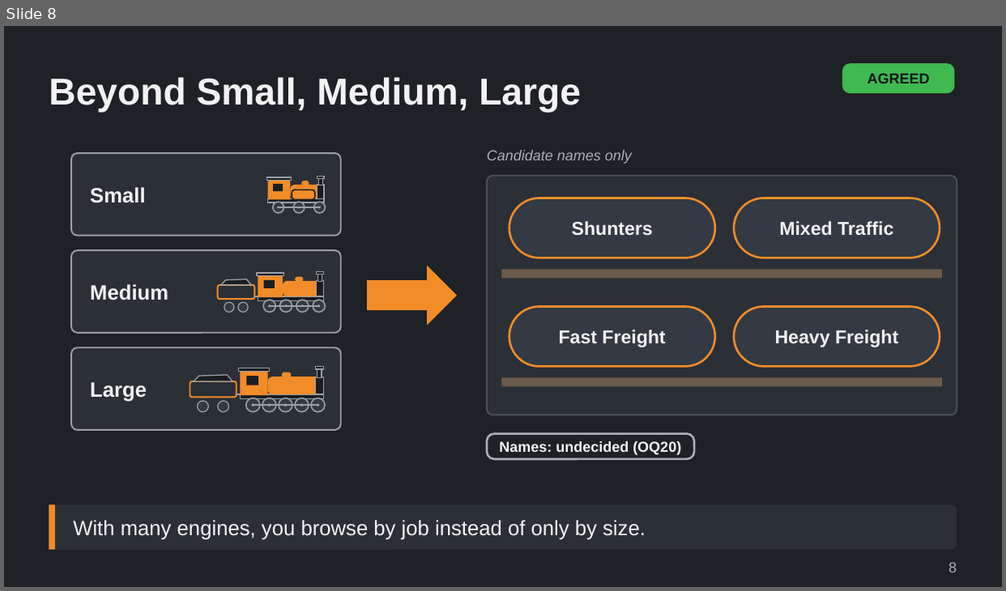
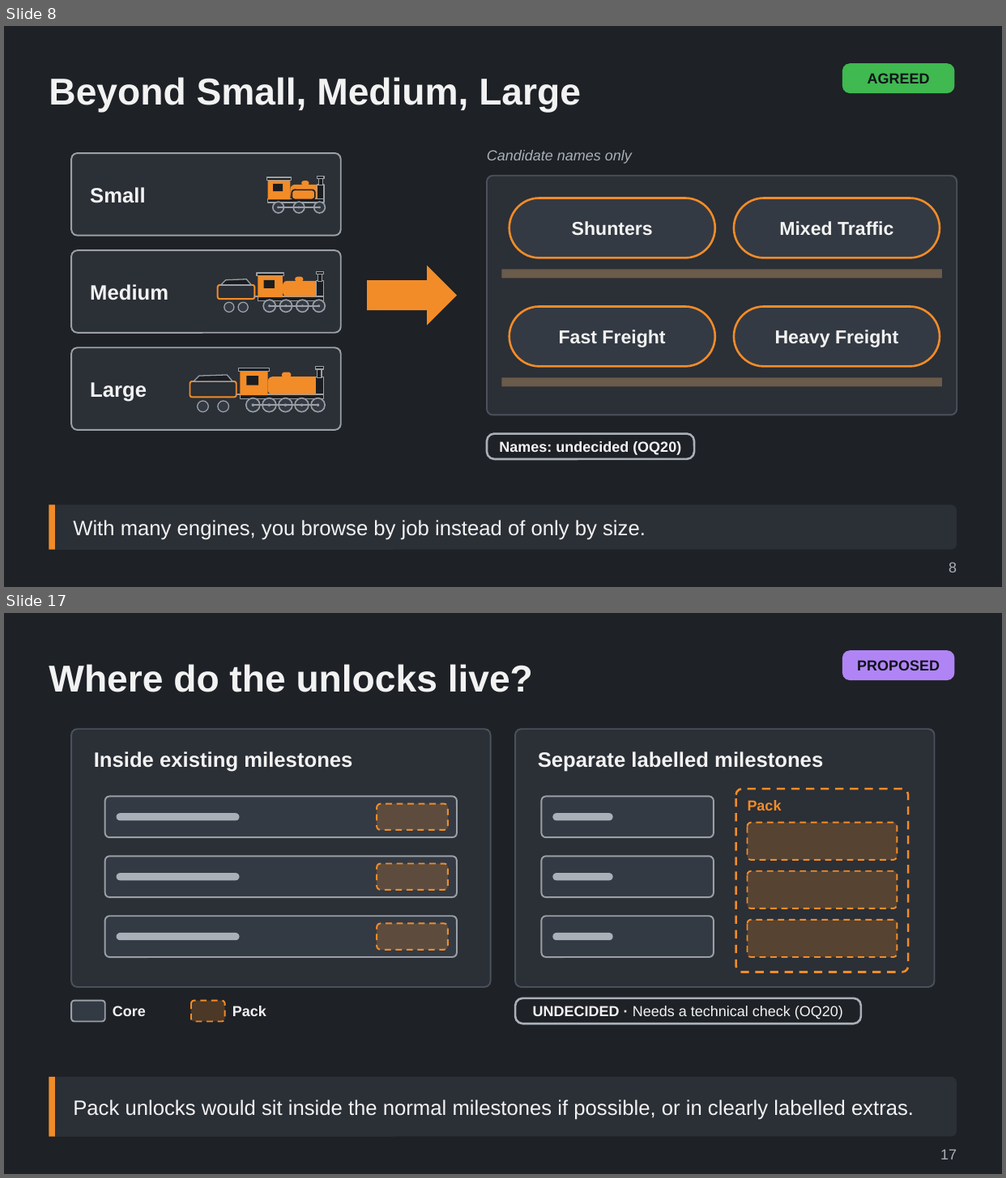
Before and after one commit to Tarenkookoo/Satisfactory---Early-Locomotion, a slide deck: Reporting/Claude Presents/Deck7_AfterLaunch_Packs/After_Launch_Packs_Locomotives_and_History_Explained.pptx. Shown one above the other, each under a label of ours: slide 8 before the commit, slides 8 and 17 after it; the slides between them are not shown. The pictures are 1006x591 and 1006x1178 pixels, drawn with LibreOffice and Linux fonts; fonts in the diff are those of the drawing. Boxes give left, top, right and bottom in pixels: in the first picture for what was removed or moved away, otherwise in the second. Text is boxed around its words. In the diff, an @@ line names an element or a change of style, - is before the commit and + after.

```diff
--- a/Reporting/Claude Presents/Deck7_AfterLaunch_Packs/After_Launch_Packs_Locomotives_and_History_Explained.pptx
+++ b/Reporting/Claude Presents/Deck7_AfterLaunch_Packs/After_Launch_Packs_Locomotives_and_History_Explained.pptx
@@ slide 17 added at box(4, 613, 1002, 1174), background #1E2126 @@
@@ rounded rectangle added at box(842, 650, 955, 680), fill #B084F5, 14 pt, text #101418, bold @@
+PROPOSED
@@ title added at box(49, 664, 533, 692), 36 pt, text #F2F2F2, bold @@
+Where do the unlocks live?
@@ group added at box(71, 729, 491, 987): 10 rounded rectangles, 1 text @@
+Inside existing milestones
@@ group added at box(515, 729, 935, 987): 11 rounded rectangles, 2 texts @@
+Separate labelled milestones
+Pack
@@ rounded rectangle added at box(515, 999, 861, 1024), outline #A9B0B8 2 pt, 14 pt, text #F2F2F2 @@
+UNDECIDED · Needs a technical check (OQ20)
@@ group added at box(71, 1001, 266, 1022): 2 rounded rectangles, 2 texts @@
+Core
+Pack
@@ rounded rectangle added at box(49, 1077, 957, 1137), fill #2B2F36, 20 pt, text #F2F2F2 @@
+Pack unlocks would sit inside the normal milestones if possible, or in clearly labelled extras.
@@ rectangle added at box(49, 1077, 55, 1137), fill #F28C28 @@
@@ text added at box(940, 1149, 957, 1160), 14 pt, text #A9B0B8 @@
+17
```
Also in this commit, not shown: 15 other slides added, 5 other files.
